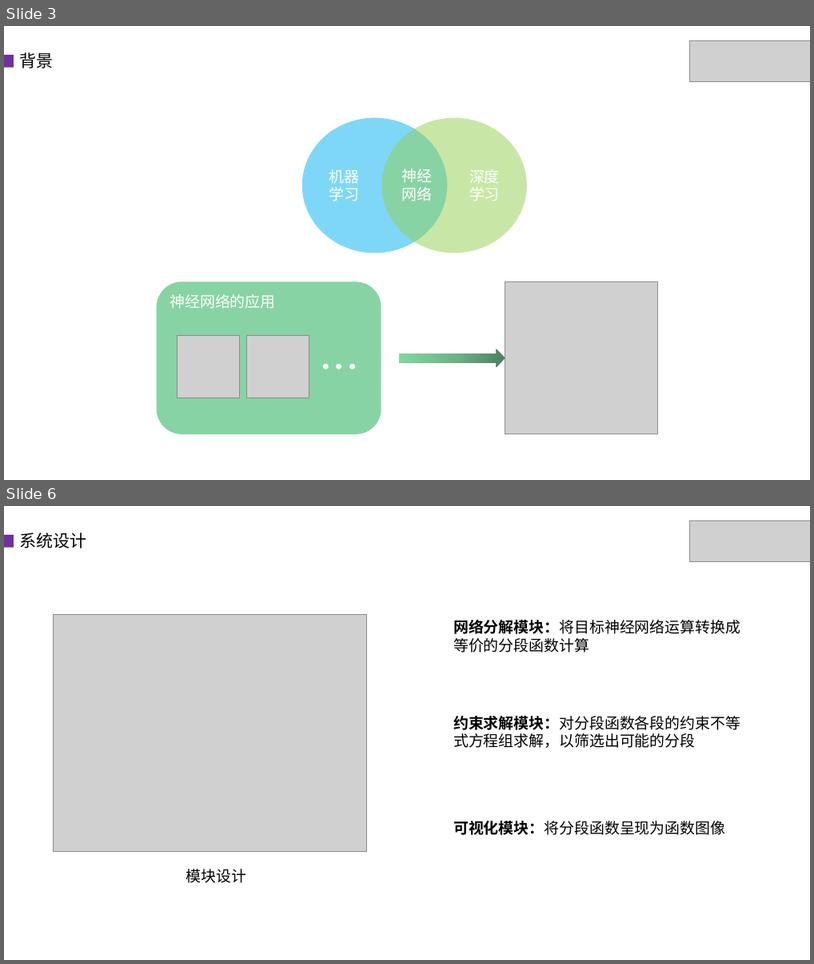
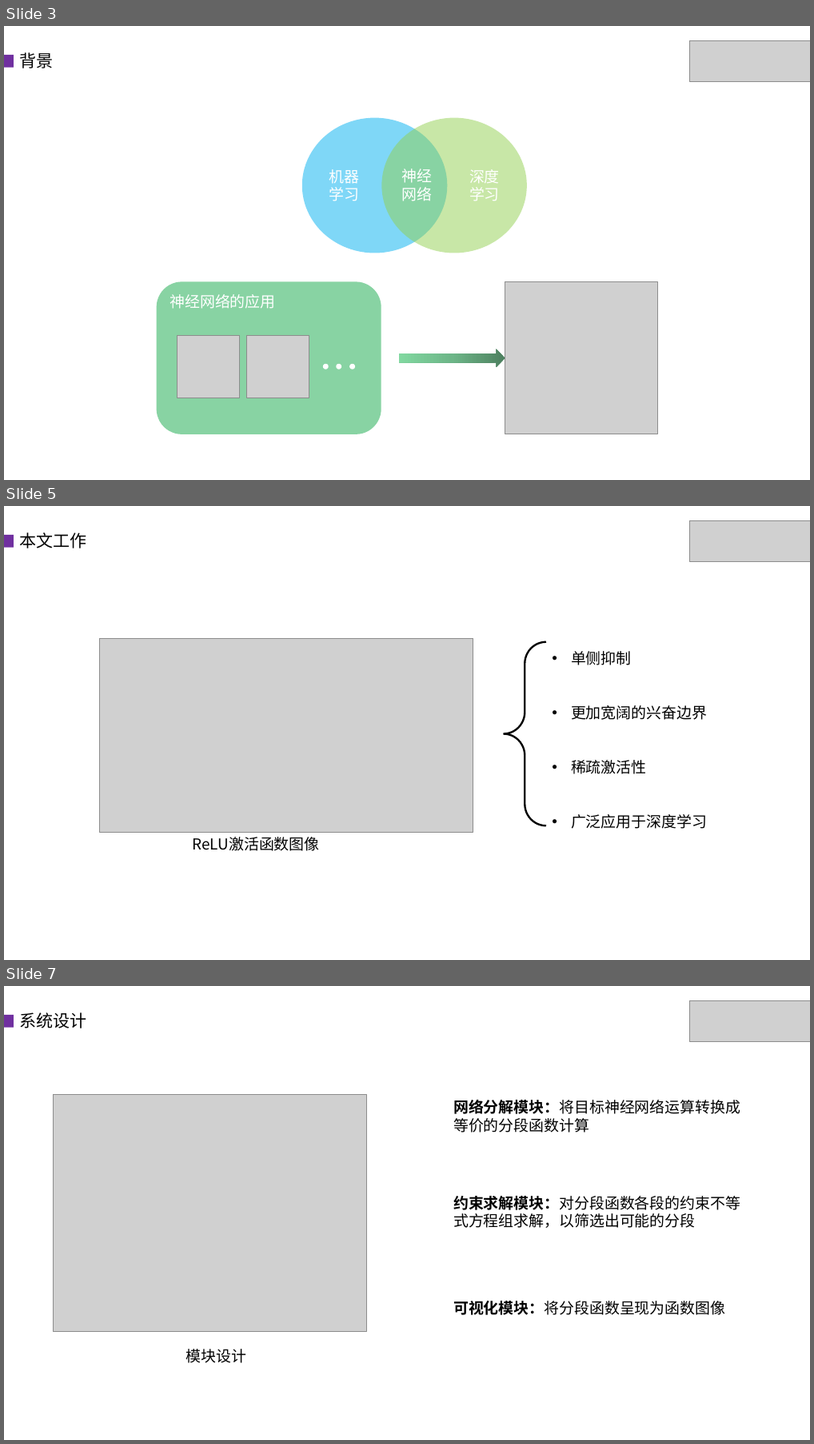
Before and after one commit to ChenErTong/NeuralNetworkSolver, a slide deck: paper/神经网络的自动化数值解析技术.pptx. Shown one above the other, each under a label of ours: slides 3 and 6 before the commit, slides 3, 5 and 7 after it; the slides between them are not shown. The pictures are 814x964 and 814x1444 pixels, drawn with LibreOffice and Linux fonts; fonts in the diff are those of the drawing; grey boxes stand for pictures. Boxes give left, top, right and bottom in pixels: in the first picture for what was removed or moved away, otherwise in the second. Text is boxed around its words. In the diff, an @@ line names an element or a change of style, - is before the commit and + after.

```diff
--- a/paper/神经网络的自动化数值解析技术.pptx
+++ b/paper/神经网络的自动化数值解析技术.pptx
@@ slide 5 added at [4, 506, 810, 960], background #FFFFFF @@
@@ picture added at [690, 520, 810, 562] @@
@@ rectangle added at [4, 535, 14, 548], fill #7030A0 @@
@@ text added at [19, 532, 86, 548], 20 pt, text #000000 @@
+本文工作
@@ group added at [99, 638, 707, 851]: 2 texts, 1 picture, 1 left brace @@
+ReLU激活函数图像
+• 单侧抑制
+• 更加宽阔的兴奋边界
+• 稀疏激活性
+• 广泛应用于深度学习
@@ what was slide 6 is now slide 7 @@
```
Also in this commit, not shown: 4 slides changed, 2 other files.
